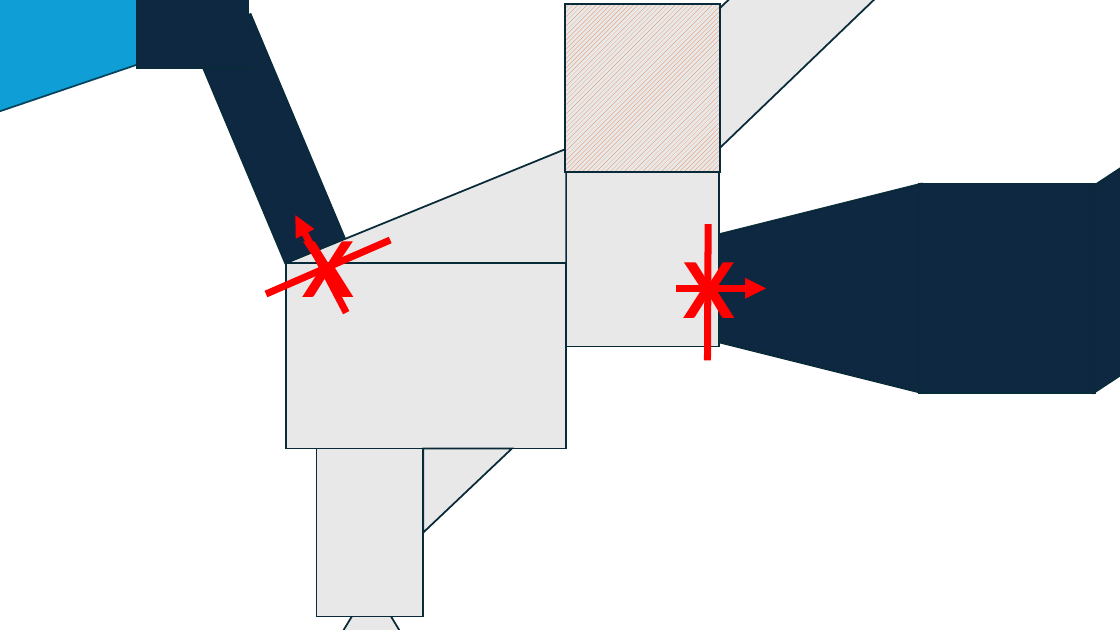
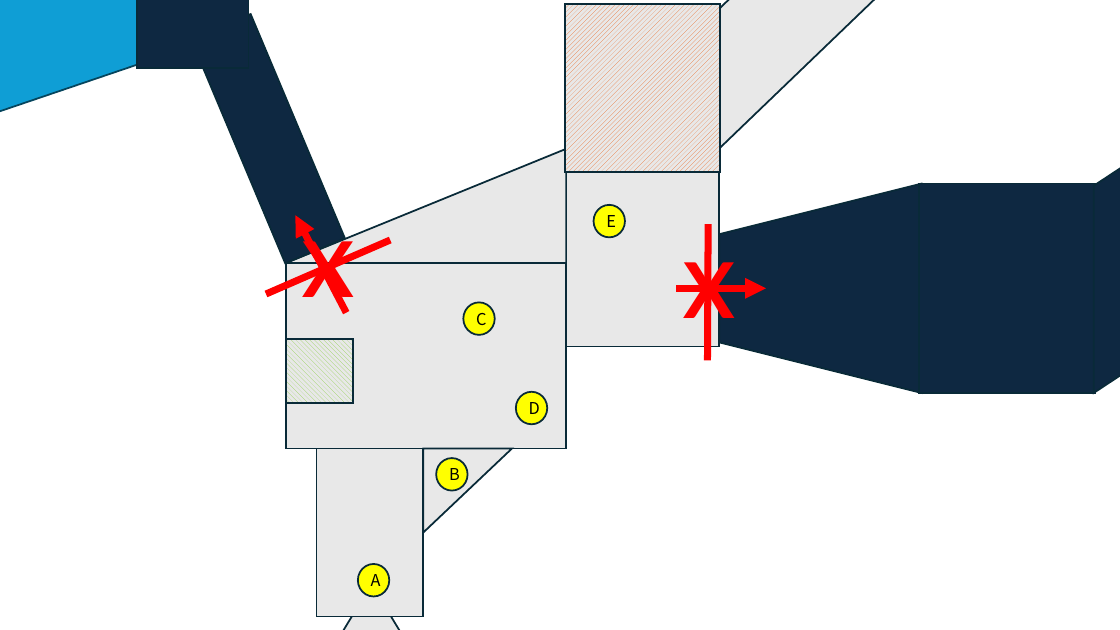
Before and after one commit to Woon-2/Project-W, a slide deck: slide 1 of 기획서/레벨디자인.pptx. Drawn at 1120x630 pixels with LibreOffice and Linux fonts; fonts in the diff are those of the drawing. Boxes give left, top, right and bottom in pixels: in the first picture for what was removed or moved away, otherwise in the second. Text is boxed around its words. In the diff, an @@ line names an element or a change of style, - is before the commit and + after.

Commit message:
[docs](main): 미완성 레벨디자인 업로드

```diff
--- a/기획서/레벨디자인.pptx
+++ b/기획서/레벨디자인.pptx
@@ ellipse added at (x1=594, y1=205, x2=625, y2=238), fill #FFFF00, outline #092A39 1.5 pt, 14 pt, text #000000 @@
+E
@@ ellipse added at (x1=464, y1=302, x2=495, y2=335), fill #FFFF00, outline #092A39 1.5 pt, 14 pt, text #000000 @@
+C
@@ rectangle added at (x1=286, y1=339, x2=353, y2=403), fill pattern #92D050 on #E8E8E8, outline #092A39 1.5 pt @@
@@ ellipse added at (x1=516, y1=392, x2=547, y2=424), fill #FFFF00, outline #092A39 1.5 pt, 14 pt, text #000000 @@
+D
@@ ellipse added at (x1=436, y1=458, x2=467, y2=491), fill #FFFF00, outline #092A39 1.5 pt, 14 pt, text #000000 @@
+B
@@ ellipse added at (x1=358, y1=564, x2=389, y2=597), fill #FFFF00, outline #092A39 1.5 pt, 14 pt, text #000000 @@
+A
```
